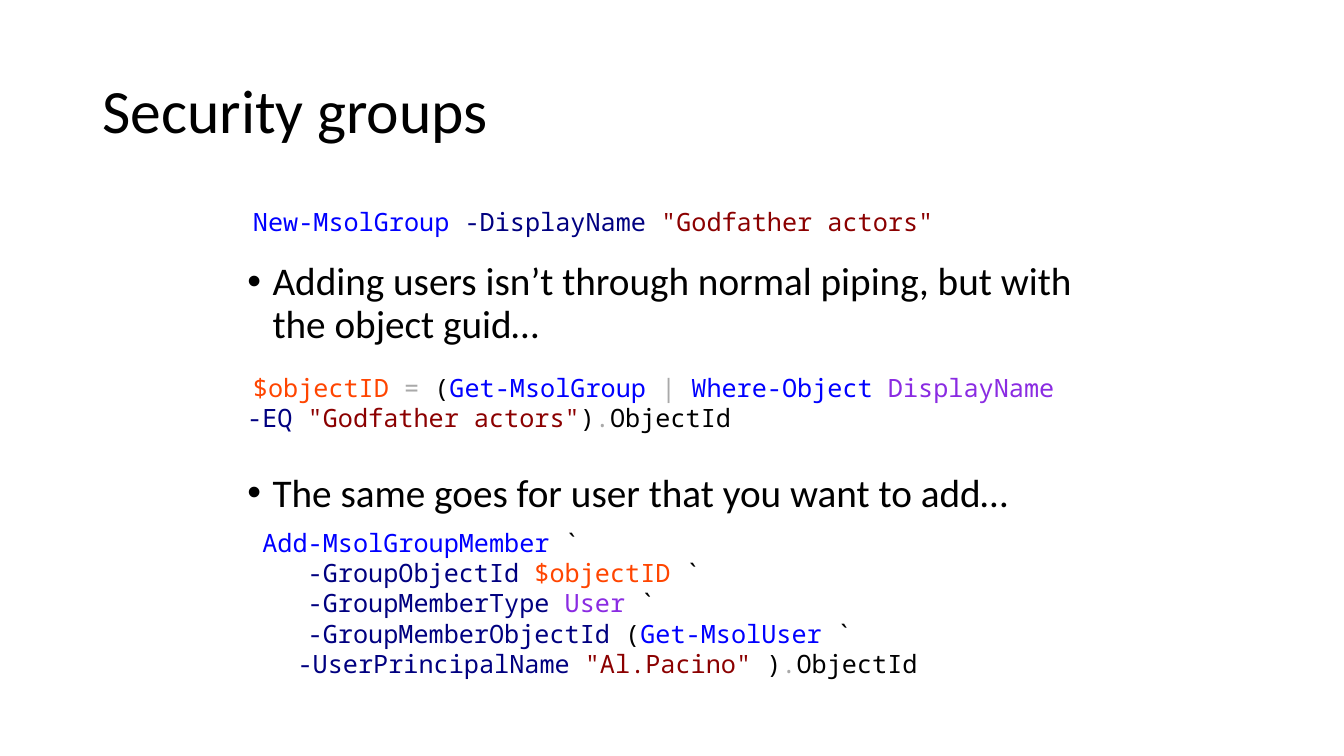
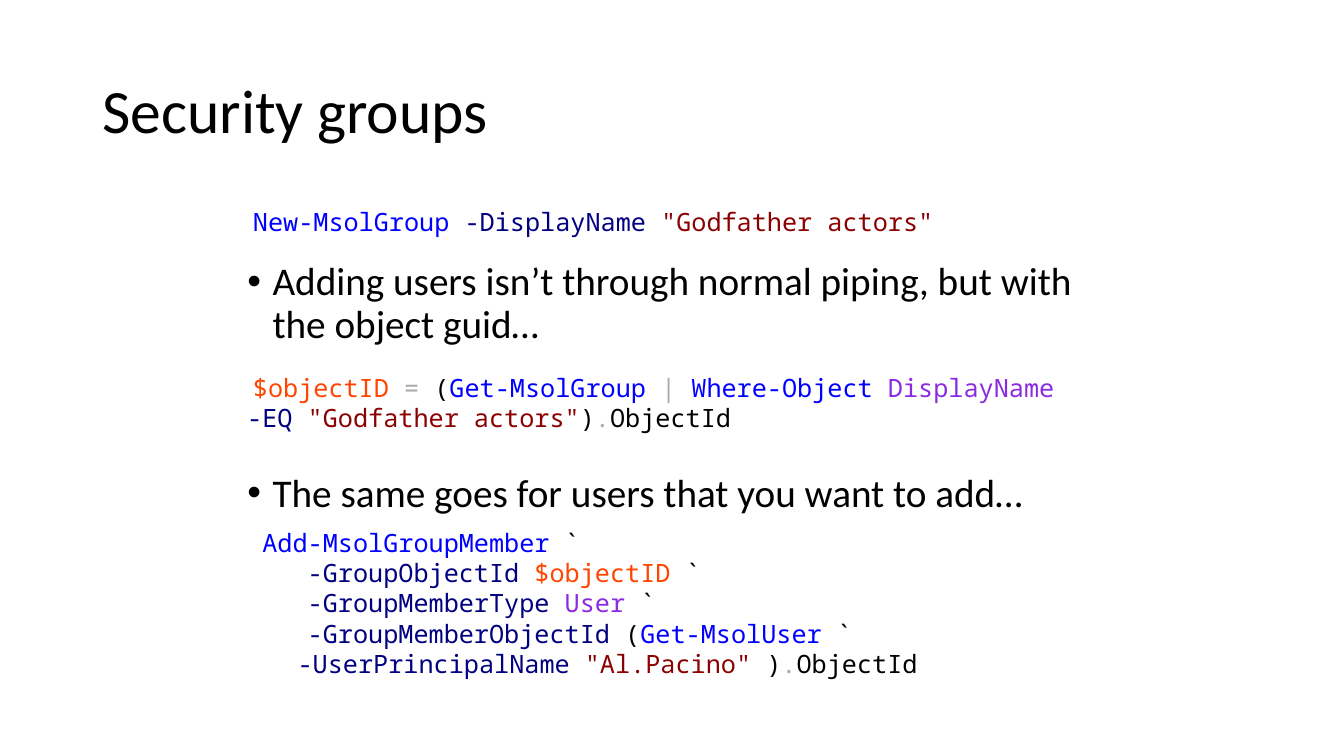
Before and after one commit to mjochen/PS-Technologies, a slide deck: slide 16 of Office365/Sharepoint Administration.pptx. Drawn at 1344x756 pixels with LibreOffice and Linux fonts; fonts in the diff are those of the drawing. Boxes give left, top, right and bottom in pixels: in the first picture for what was removed or moved away, otherwise in the second. Text is boxed around its words. In the diff, an @@ line names an element or a change of style, - is before the commit and + after.

```diff
--- a/Office365/Sharepoint Administration.pptx
+++ b/Office365/Sharepoint Administration.pptx
@@ text at (x1=273, y1=479, x2=1022, y2=514): text changed @@
-• The same goes for user that you want to add…
+• The same goes for users that you want to add…
```
Also in this commit, not shown: 1 other slide changed, 6 other files.
